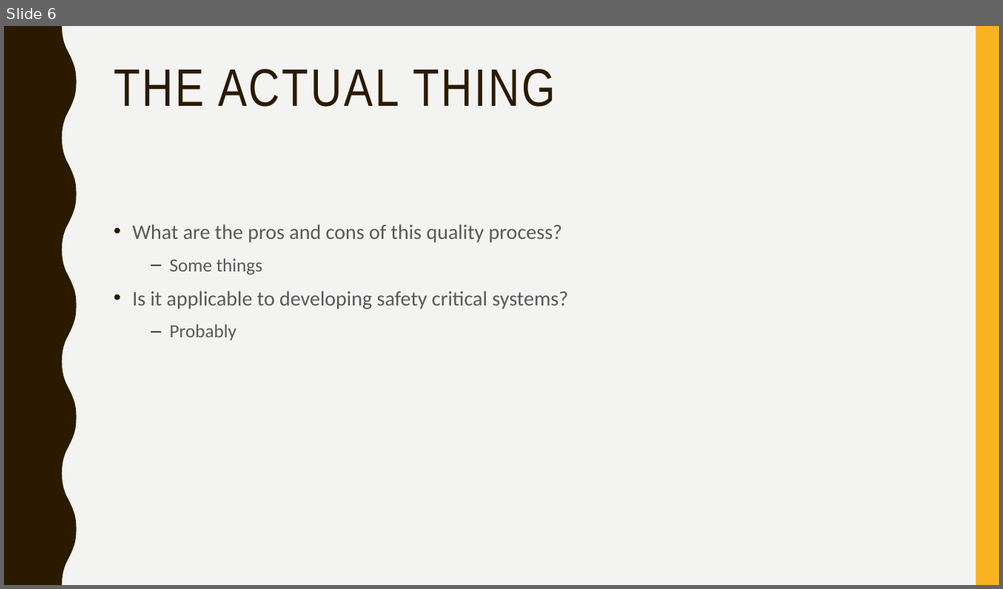
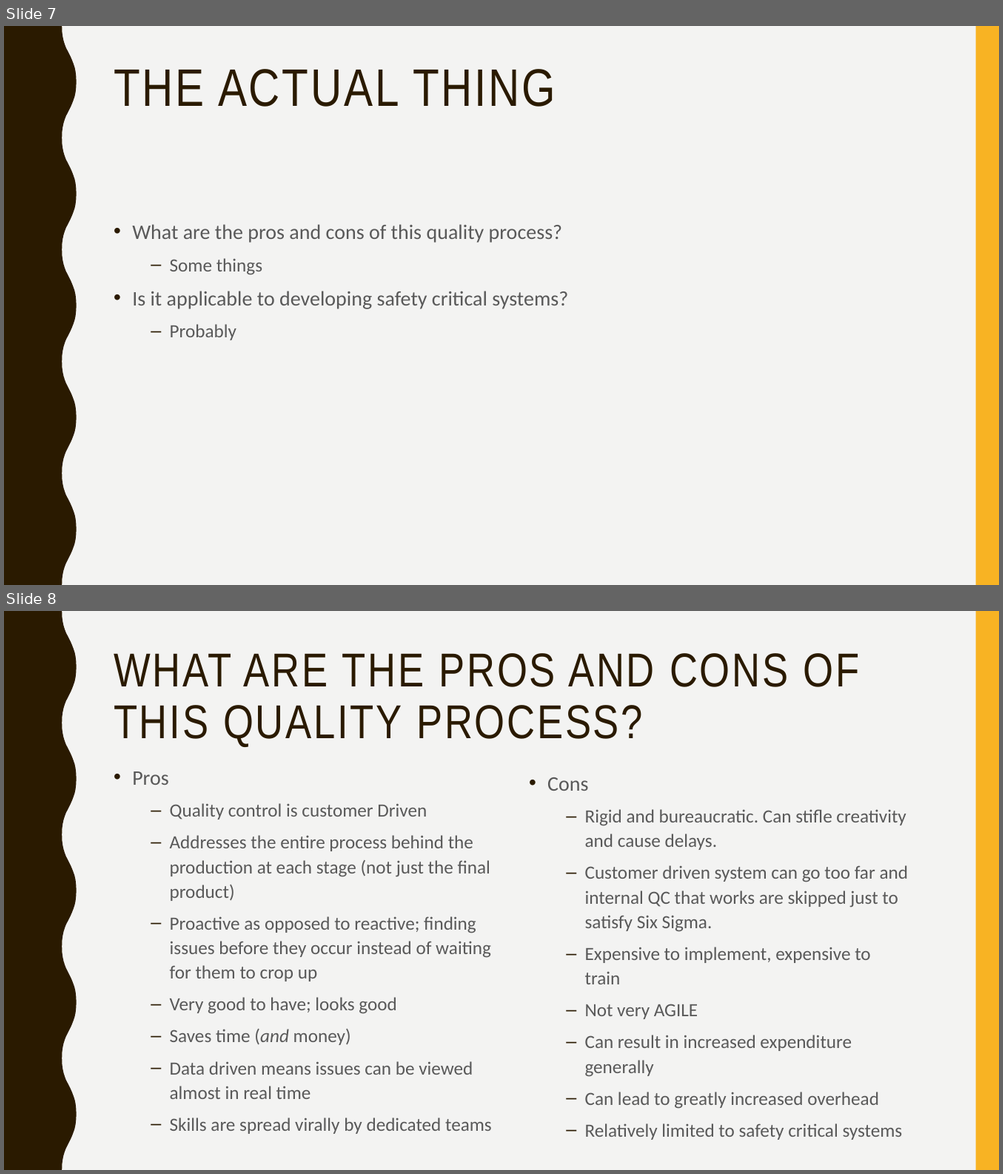
Before and after one commit to HarrisonJM/ESDLabs, a slide deck: docs/HARRISONMARCKS14024424 - Six Sigma.pptx. Shown one above the other, each under a label of ours: slide 6 before the commit, slides 7 and 8 after it. The pictures are 1003x589 and 1003x1174 pixels, drawn with LibreOffice and Linux fonts; fonts in the diff are those of the drawing. Boxes give left, top, right and bottom in pixels: in the first picture for what was removed or moved away, otherwise in the second. Text is boxed around its words. In the diff, an @@ line names an element or a change of style, - is before the commit and + after.

```diff
--- a/docs/HARRISONMARCKS14024424 - Six Sigma.pptx
+++ b/docs/HARRISONMARCKS14024424 - Six Sigma.pptx
@@ slide 8 added at (4, 611, 999, 1170), background #F3F3F2; not listed: 2 template elements that a slide beside it also shows @@
@@ title added at (114, 653, 859, 747), 45.9 pt, text #2A1A00 @@
+WHAT ARE THE PROS AND CONS OF THIS QUALITY PROCESS?
@@ text added at (132, 772, 492, 1134), 18 pt, text #595959 @@
+• Pros
+  – Quality control is customer Driven
+  – Addresses the entire process behind the production at each stage (not just the final product)
+  – Proactive as opposed to reactive; finding issues before they occur instead of waiting for them to crop up
+  – Very good to have; looks good
+  – Saves time (and money)
+  – Data driven means issues can be viewed almost in real time
+  – Skills are spread virally by dedicated teams
@@ text added at (547, 777, 908, 1140), 18 pt, text #595959 @@
+• Cons
+  – Rigid and bureaucratic. Can stifle creativity and cause delays.
+  – Customer driven system can go too far and internal QC that works are skipped just to satisfy Six Sigma.
+  – Expensive to implement, expensive to train
+  – Not very AGILE
+  – Can result in increased expenditure generally
+  – Can lead to greatly increased overhead
+  – Relatively limited to safety critical systems
@@ what was slide 6 is now slide 7 @@
```
Also in this commit, not shown: 2 slides changed, 6 other slides added.
